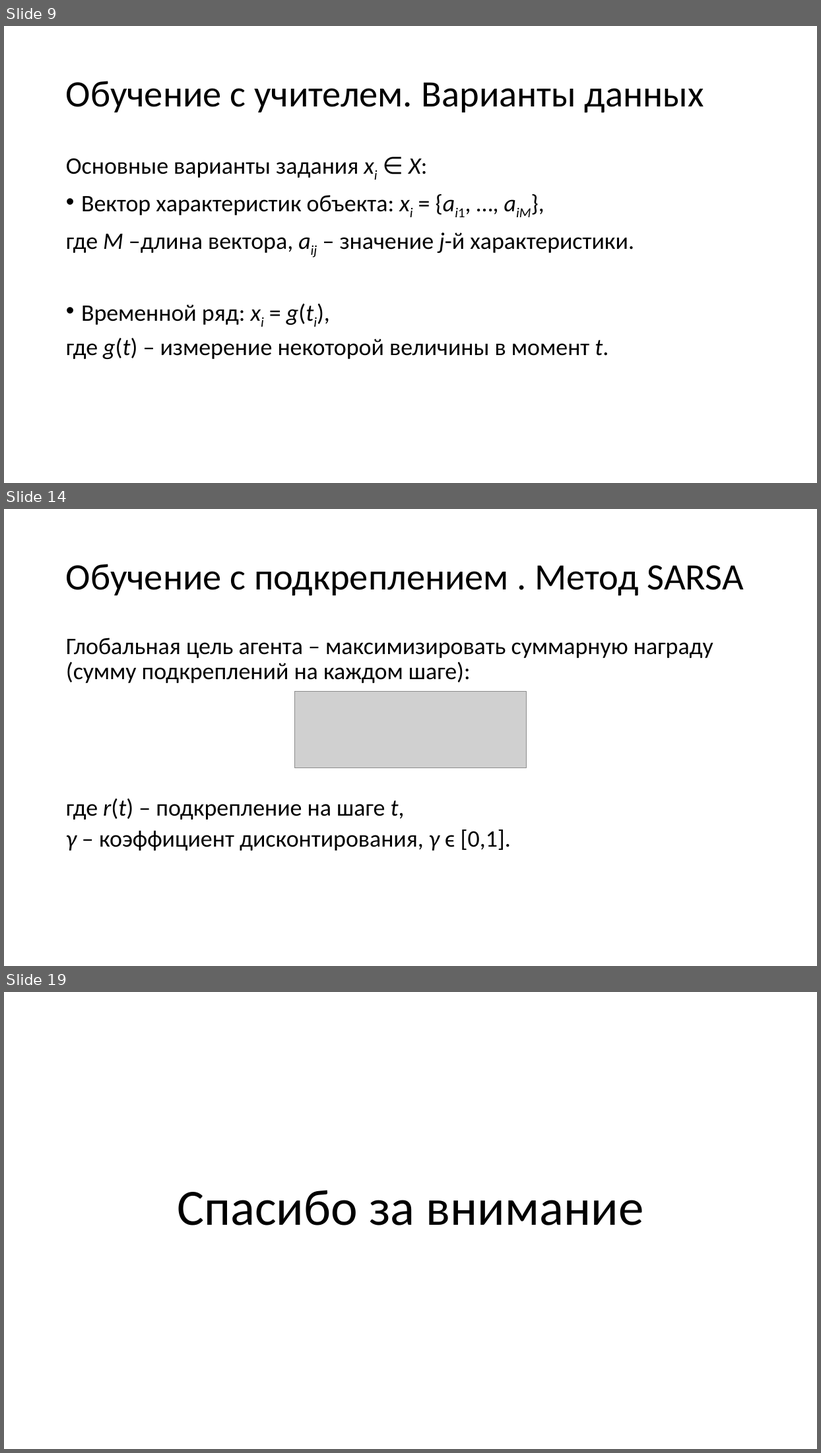
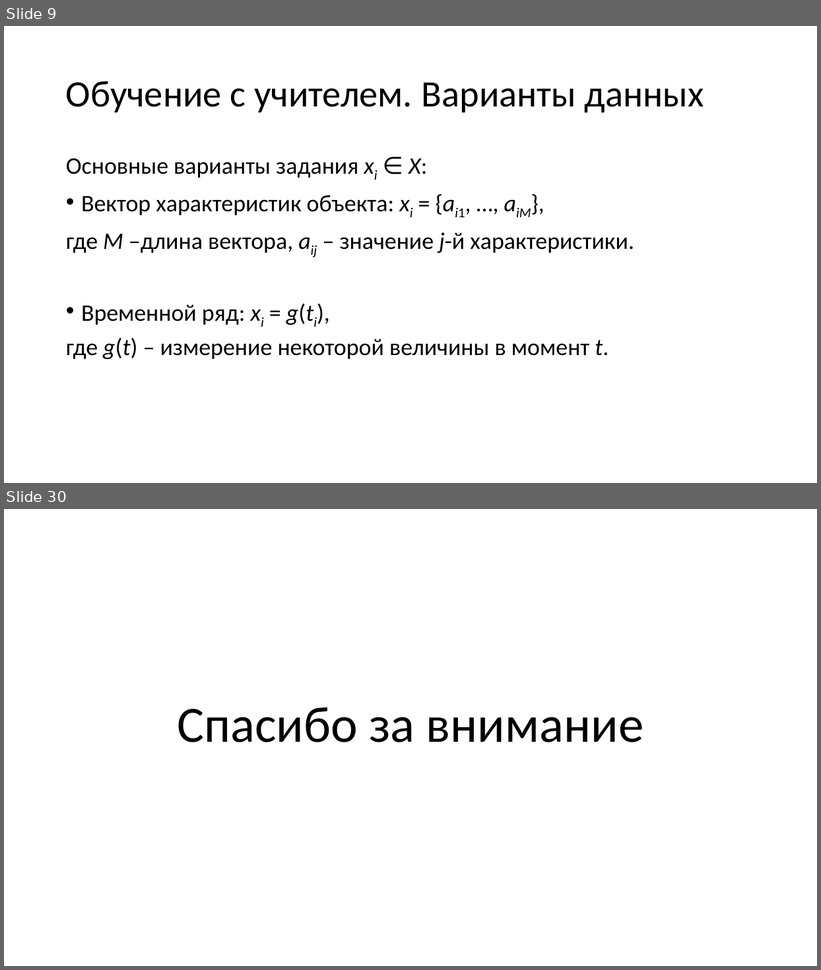
Before and after one commit to mosalov/AI_main_lectures, a slide deck: Лекция 2 23_09_2020.pptx. Shown one above the other, each under a label of ours: slides 9, 14 and 19 before the commit, slides 9 and 30 after it; the slides between them are not shown. The pictures are 821x1453 and 821x970 pixels, drawn with LibreOffice and Linux fonts; fonts in the diff are those of the drawing; grey boxes stand for pictures. Boxes give left, top, right and bottom in pixels: in the first picture for what was removed or moved away, otherwise in the second. Text is boxed around its words. In the diff, an @@ line names an element or a change of style, - is before the commit and + after.

```diff
--- a/Лекция 2 23_09_2020.pptx
+++ b/Лекция 2 23_09_2020.pptx
@@ slide 14 removed at [4, 509, 817, 966], background #FFFFFF @@
@@ title removed at [66, 564, 743, 596] @@
-Обучение с подкреплением . Метод SARSA
@@ text removed at [66, 638, 714, 683] @@
-Глобальная цель агента – максимизировать суммарную награду (сумму подкреплений на каждом шаге):
@@ picture removed at [295, 691, 527, 768] @@
@@ text removed at [66, 799, 511, 851] @@
-где r(t) – подкрепление на шаге t,
-γ – коэффициент дисконтирования, γ ϵ [0,1].
@@ what was slide 19 is now slide 30 @@
```
Also in this commit, not shown: 7 slides changed, 13 slides added, 1 other slide removed.
